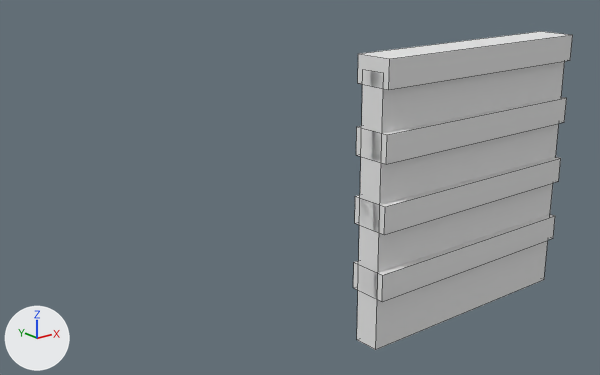
An edit to the Blender file WheresMyBody/Assets/MpraH/Models/steeldoor.blend, drawn before and after from the same camera.
The view is the same before and after, from a 50 mm camera at (-3.78, -4.96, 2.91) aimed at (0.44, 0.32, 0.8). Lighting does not change. The marker at lower left points along +X, +Y and +Z. Both versions are drawn at frame 120 of the action 'Cube.003Action'; the numbers are the values there. Mesh edges are drawn as thin lines.

Script lines for the objects in view, before the commit:
```python
ob_bar1 = bpy.data.objects.new('Bar1', me_cube_006)
ob_bar1.location = (0.0, -1.0, 0.0)
ob_bar1.rotation_euler = (0.0, 0.0, -1.571)  # degrees (0, 0, -90)
ob_bar1.scale = (0.15, 1.0, 0.1)
ob_bar2 = bpy.data.objects.new('Bar2', me_cube_007)
ob_bar2.location = (0.0, -1.0, 0.0)
ob_bar2.rotation_euler = (0.0, 0.0, -1.571)  # degrees (0, 0, -90)
ob_bar2.scale = (0.15, 1.0, 0.1)
ob_bar3 = bpy.data.objects.new('Bar3', me_cube_012)
ob_bar3.location = (0.0, -1.0, 0.0)
ob_bar3.rotation_euler = (0.0, 0.0, -1.571)  # degrees (0, 0, -90)
ob_bar3.scale = (0.15, 1.0, 0.1)
ob_bar4 = bpy.data.objects.new('Bar4', me_cube_005)
ob_bar4.location = (0.0, -1.0, 0.0)
ob_bar4.rotation_euler = (0.0, 0.0, -1.571)  # degrees (0, 0, -90)
ob_bar4.scale = (0.15, 1.0, 0.1)
ob_main = bpy.data.objects.new('Main', me_cube_013)
ob_main.location = (0.0, -1.0, 0.0)
ob_main.rotation_euler = (0.0, 0.0, -1.571)  # degrees (0, 0, -90)
ob_main.scale = (0.15, 1.0, 0.1)
```
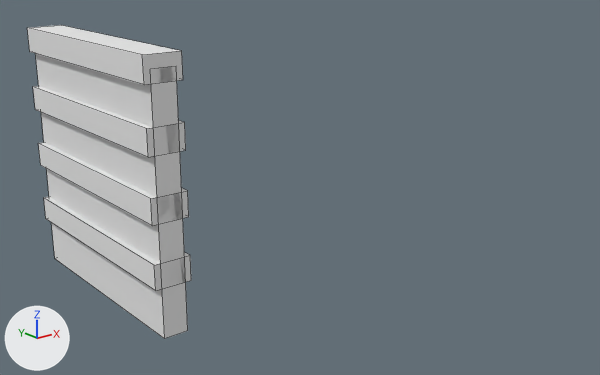
What differs and where, as boxes (x1, y1, x2, y2) in the pictures (600 x 375 px):
'Main', moved, turned
    before: (357, 61, 565, 350)
    after: (36, 54, 188, 339)
'Bar4', moved, turned
    before: (358, 31, 573, 90)
    after: (27, 25, 183, 85)
'Bar3', moved, turned
    before: (356, 97, 567, 164)
    after: (33, 86, 186, 157)
'Bar2', moved, turned
    before: (355, 157, 561, 235)
    after: (38, 142, 189, 226)
'Bar1', moved, turned
    before: (353, 214, 555, 301)
    after: (44, 197, 191, 291)

The change in detail:
Object 'Main' (ob_main) turns from (0, 0, -90) to (0, 0, 0) degrees about x, y and z.
Object 'Main' (ob_main) moves from (0.0, -1.0, 0.0) to (-1.0, 0.0, 0.0).
Object 'Bar3' (ob_bar3) turns from (0, 0, -90) to (0, 0, 0) degrees about x, y and z.
Object 'Bar3' (ob_bar3) moves from (0.0, -1.0, 0.0) to (-1.0, 0.0, 0.0).
Object 'Bar2' (ob_bar2) turns from (0, 0, -90) to (0, 0, 0) degrees about x, y and z.
Object 'Bar2' (ob_bar2) moves from (0.0, -1.0, 0.0) to (-1.0, 0.0, 0.0).
Object 'Bar1' (ob_bar1) turns from (0, 0, -90) to (0, 0, 0) degrees about x, y and z.
Object 'Bar1' (ob_bar1) moves from (0.0, -1.0, 0.0) to (-1.0, 0.0, 0.0).
Object 'Bar4' (ob_bar4) turns from (0, 0, -90) to (0, 0, 0) degrees about x, y and z.
Object 'Bar4' (ob_bar4) moves from (0.0, -1.0, 0.0) to (-1.0, 0.0, 0.0).
